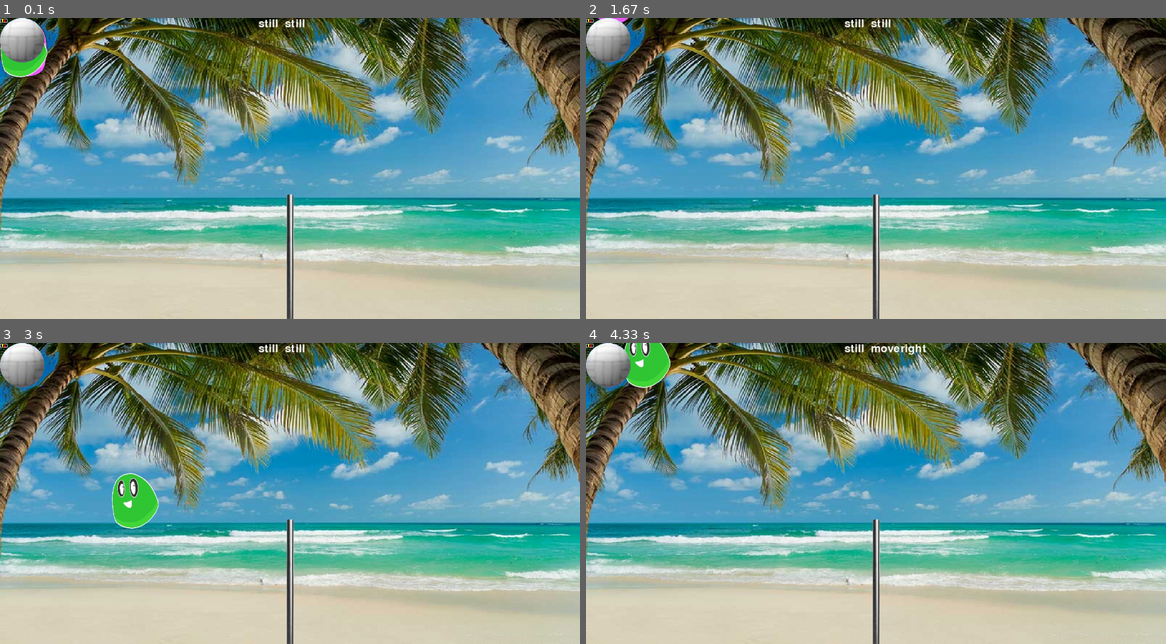
Above: before the commit, frames 1-4 (two rows, left to right).
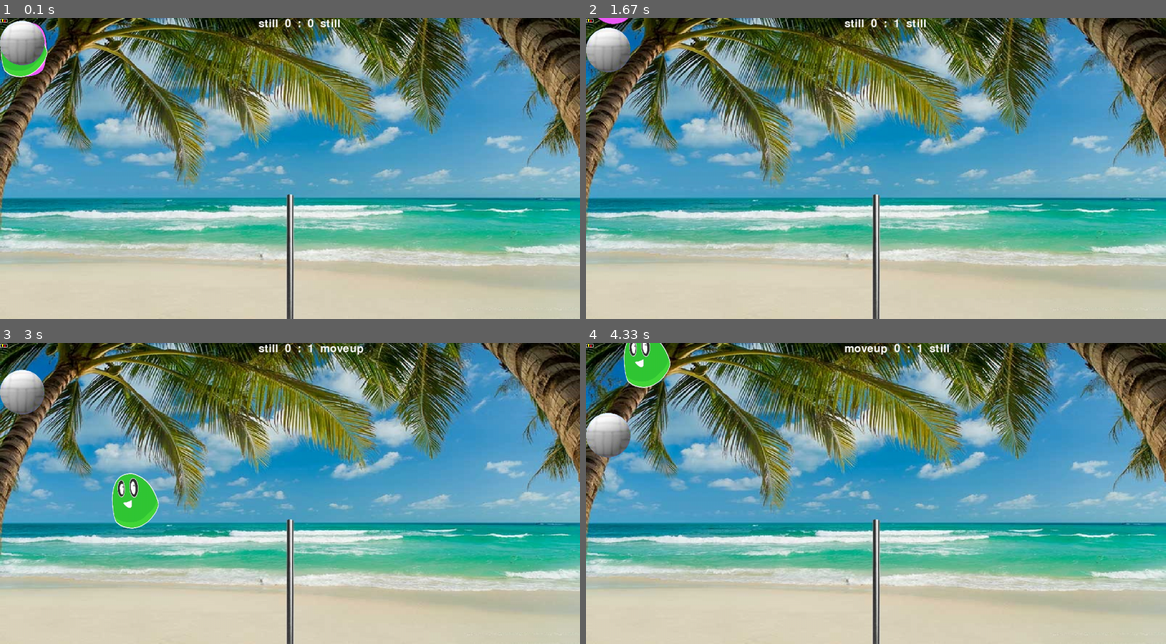
Above: after the commit, the same moments.

Repository: 3strategy/pygameBlobby
Game: pygame game, started from pyGameBlobby.py
Two runs of this game, one before a commit and one after it. Both use one fixed random seed, a clock stepped at 60 frames per second and the inputs below.
Inputs:
- Up to frame 1 (0.1 s): no input
- Up to frame 2 (1.67 s): hold Right 0.33-0.8 s; hold Up 0.83-1.13 s; hold Right 1.17-1.63 s; hold D 1.17-1.63 s
- Up to frame 3 (3 s): hold Left 2.23-2.63 s; hold A 2.23-2.63 s; hold Up from 2.67 s (still down)
- Up to frame 4 (4.33 s): release Up at 3.03 s; hold Left 3.73-4.2 s; hold A 3.73-4.2 s; hold Right from 4.23 s (still down); hold D from 4.23 s (still down)

The runs differ from the first frame. In frame 1, 0.4% of the frame differs, in the area x 0-59%, y 0-16%; in frame 2, 1.2%; in frame 3, 1.8%; in frame 4, 2.1%, in the area x 0-63%, y 0-39%.

Commit message:
Lesson 4.1: 1)Ball gravity 2)Ball floor check & bounce 3)Assign score.

Diff:
--- a/ball.py
+++ b/ball.py
@@ -13,3 +13,34 @@
 
     def __init__(self, players, net, pointer):
         SharedSprite.__init__(self, 'BigBall1.png')
+        self.hit = 0
+        self.players = players  # type hinting is important. it helps seeing available methods in the class
+        self.lastPlayer = False
+        self.point_started = False
+        self.point_scored = False
+
+
+    def score(self, ordinal):
+        if not self.point_scored:  # prevent double scoring
+            if ordinal == self.lastPlayer:  # ball holder lost the point - switch ball.
+                self.lastPlayer = not self.lastPlayer
+            else:
+                self.players[ordinal].score += 1
+            self.point_scored = True
+
+    def update(self, *args):
+
+        #if self.point_started and self.dY < 14 * basescale:
+        self.dY += self.gravity
+        newpos = self.rect.move(self.dX, self.dY)
+
+        #Test if touching the floor
+        if newpos.bottom >= self.area.bottom: #player touches the floor
+            newpos.bottom = self.area.bottom #repositioning to a valid position.
+            self.dY = -self.dY
+
+            if not self.point_scored:  # give score according to court side:
+                side = self.area.centerx - self.rect.centerx > 0
+                self.score(side)
+
+        self.rect = newpos
--- a/player.py
+++ b/player.py
@@ -18,6 +18,10 @@
         self.state = "still"
         self.h_state = "still"
 
+        self.canjump = True
+        self.score = 0
+        self.gravity = gravity * 3
+
         if side == "left":
             SharedSprite.__init__(self, 'blobbyred.webp',0.4,True)
             self.sign = 1
@@ -32,6 +36,9 @@
             self.downKey = K_DOWN
             self.leftKey = K_LEFT
             self.rightKey = K_RIGHT
+
+
+
 
     def move(self, event: pygame.event):
         if event.type == KEYDOWN:  # we only want to trigger a move on keydown.
--- a/pyGameBlobby.py
+++ b/pyGameBlobby.py
@@ -53,7 +53,8 @@
                 player.move(event)
 
 
-        info = f'{players[0].h_state}  {players[1].h_state}'
+        info = f'{players[0].score}  :  {players[1].score}'
+        info = f'{players[0].state}  {info}  {players[1].state}'
         # note the : after which comes the formmating (here .1f for 1 decimal point)
         text = font.render(info, 1, (250, 250, 250))
 
